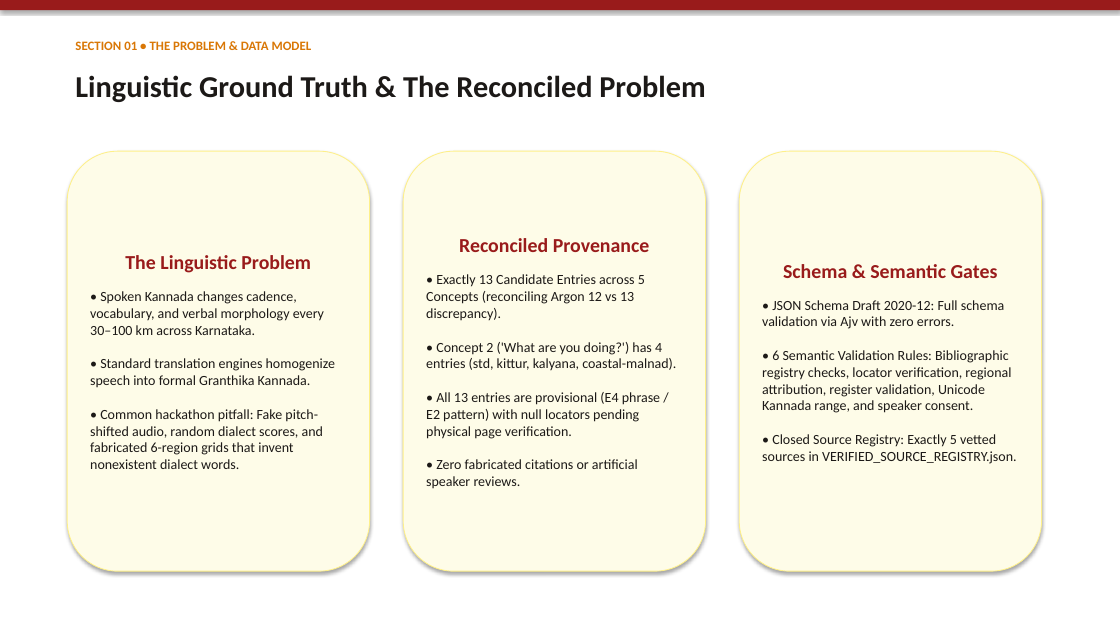
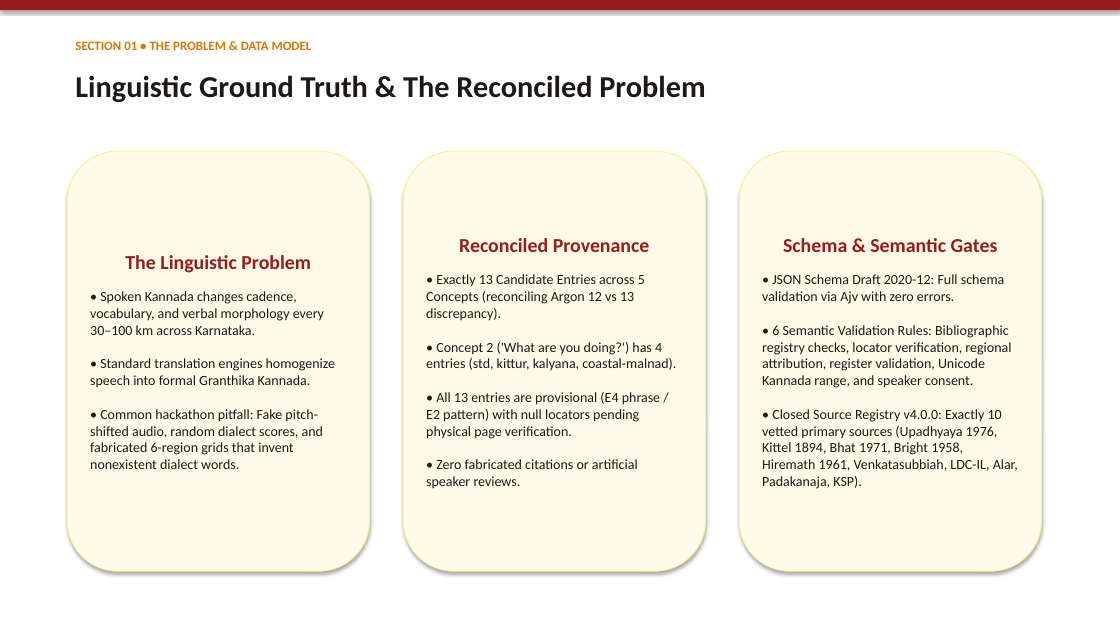
Before and after one commit to anandaram240-wq/yatrika-ai, a slide deck: slide 2 of Namma_Kannada_Regional_Explorer_Presentation.pptx. Drawn at 1120x630 pixels with LibreOffice and Linux fonts; fonts in the diff are those of the drawing. Boxes give left, top, right and bottom in pixels: in the first picture for what was removed or moved away, otherwise in the second. Text is boxed around its words. In the diff, an @@ line names an element or a change of style, - is before the commit and + after.

Commit message:
feat(phase-4): integrate Phase 4 bibliographic forensics, 10-source registry v4.0.0, rights_and_provenance, 7-state matrix, and 28 Vitest tests

```diff
--- a/Namma_Kannada_Regional_Explorer_Presentation.pptx
+++ b/Namma_Kannada_Regional_Explorer_Presentation.pptx
@@ text in rounded rectangle at (x1=762, y1=274, x2=1018, y2=489): text changed @@
-• JSON Schema Draft 2020-12: Full schema validation via Ajv with zero errors.
-• 6 Semantic Validation Rules: Bibliographic registry checks, locator verification, regional attribution, register validation, Unicode Kannada range, and speaker consent.
-• Closed Source Registry: Exactly 5 vetted sources in VERIFIED_SOURCE_REGISTRY.json.
+• JSON Schema Draft 2020-12: Full schema validation via Ajv with zero errors.
+• 6 Semantic Validation Rules: Bibliographic registry checks, locator verification, regional attribution, register validation, Unicode Kannada range, and speaker consent.
+• Closed Source Registry v4.0.0: Exactly 10 vetted primary sources (Upadhyaya 1976, Kittel 1894, Bhat 1971, Bright 1958, Hiremath 1961, Venkatasubbiah, LDC-IL, Alar, Padakanaja, KSP).
```
Also in this commit, not shown: 4 other slides changed, 13 other files.
